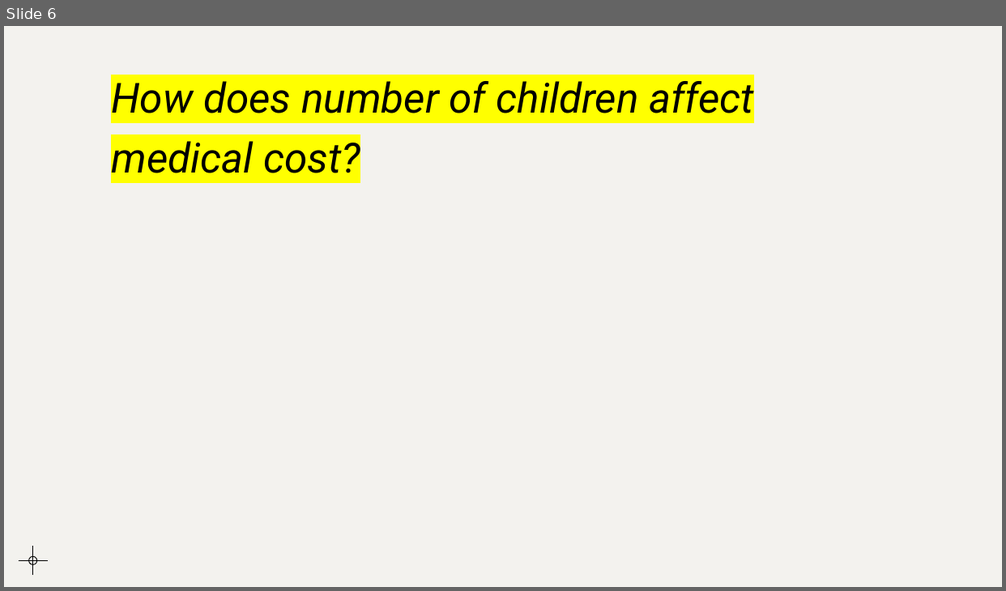
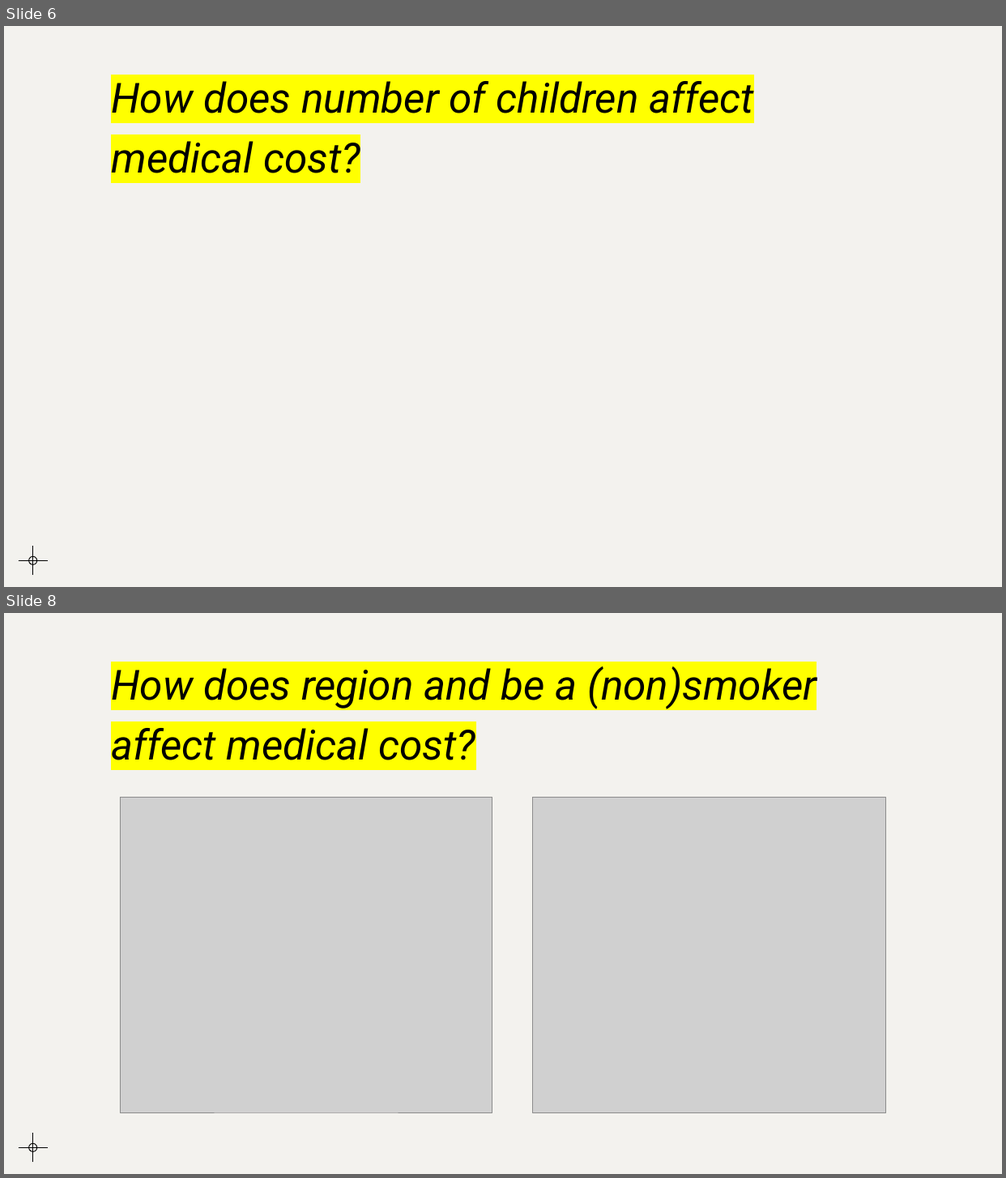
Before and after one commit to jaimelangenfeld/project1, a slide deck: Medical Cost After Insurance.pptx. Shown one above the other, each under a label of ours: slide 6 before the commit, slides 6 and 8 after it; the slides between them are not shown. The pictures are 1006x591 and 1006x1178 pixels, drawn with LibreOffice and Linux fonts; fonts in the diff are those of the drawing; grey boxes stand for pictures. Boxes give left, top, right and bottom in pixels: in the first picture for what was removed or moved away, otherwise in the second. Text is boxed around its words. In the diff, an @@ line names an element or a change of style, - is before the commit and + after.

Commit message:
Added smoker/region to code and powerpoint

```diff
--- a/Medical Cost After Insurance.pptx
+++ b/Medical Cost After Insurance.pptx
@@ slide 8 added at (4, 613, 1002, 1174), background #F3F2EE; not listed: 3 template elements that a slide beside it also shows @@
@@ title added at (111, 666, 816, 760), 40 pt, text #000000, italic @@
+How does region and be a (non)smoker affect medical cost?
@@ picture added at (120, 797, 493, 1113) @@
@@ picture added at (533, 797, 886, 1113) @@
```
Also in this commit, not shown: 1 slide changed, 1 other file.
